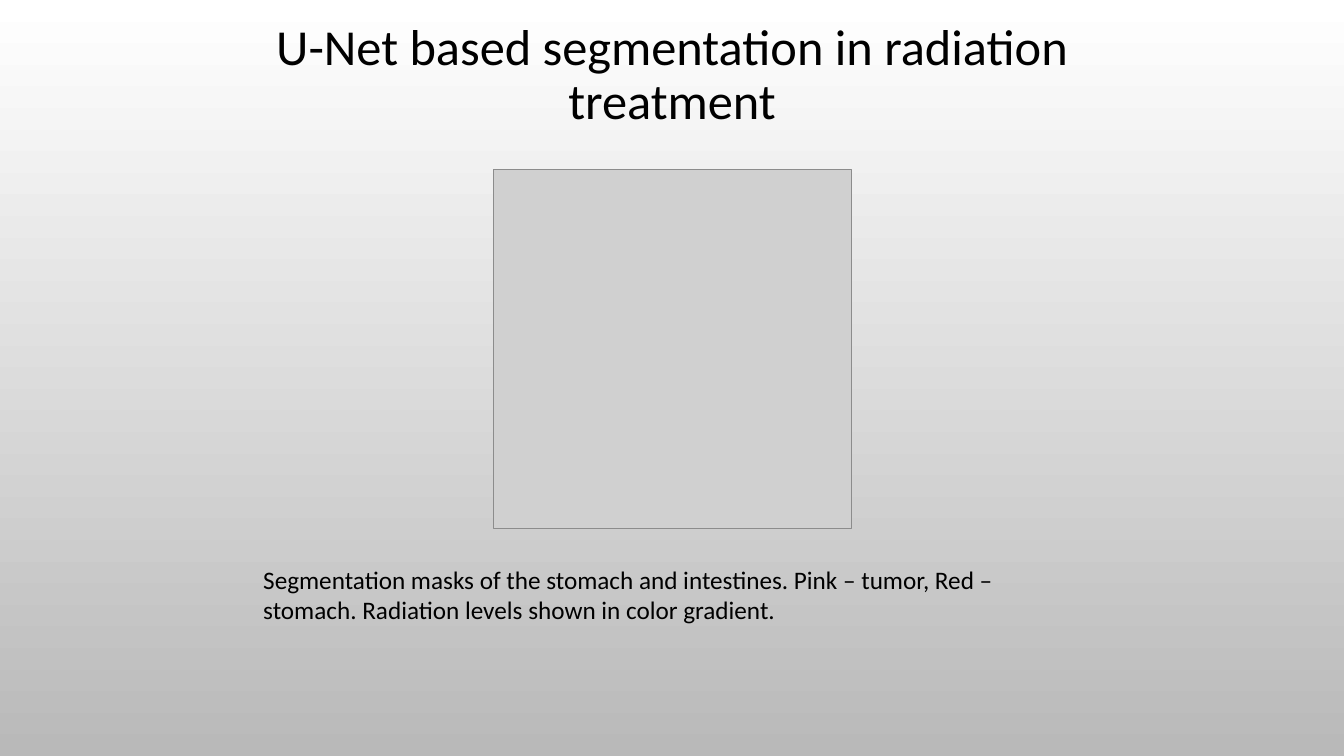
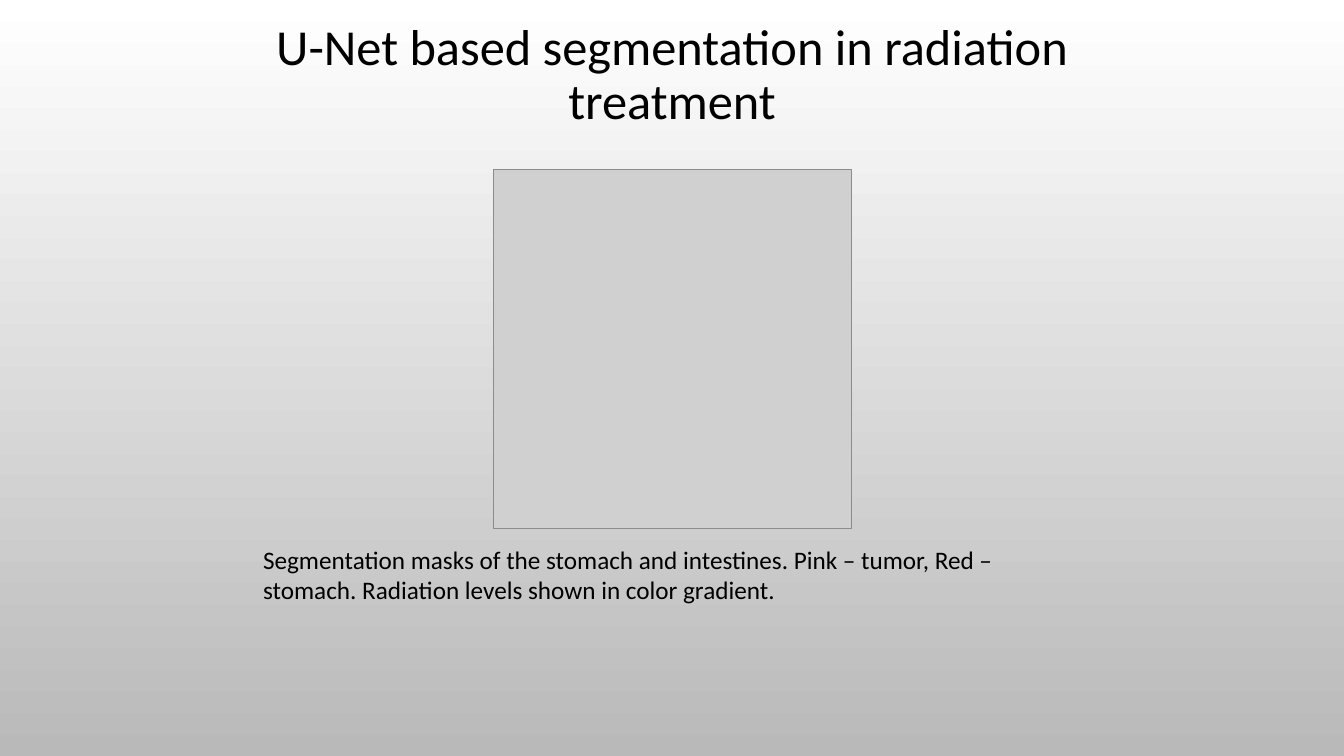
Before and after one commit to rotemlv/CapstoneProject, a slide deck: slide 5 of Capstone Project Phase A - Presentation.pptx. Drawn at 1344x756 pixels with LibreOffice and Linux fonts; fonts in the diff are those of the drawing; grey boxes stand for pictures; background and template pictures are left out. Boxes give left, top, right and bottom in pixels: in the first picture for what was removed or moved away, otherwise in the second. Text is boxed around its words. In the diff, an @@ line names an element or a change of style, - is before the commit and + after.

```diff
--- a/Capstone Project Phase A - Presentation.pptx
+++ b/Capstone Project Phase A - Presentation.pptx
@@ text "Segmentation masks of the stomach ...": place and size @@
-text "Segmentation masks of the stomach ..." at [263, 571, 974, 624]
+text "Segmentation masks of the stomach ..." at [263, 551, 974, 604]
```
Also in this commit, not shown: 13 other slides changed.
